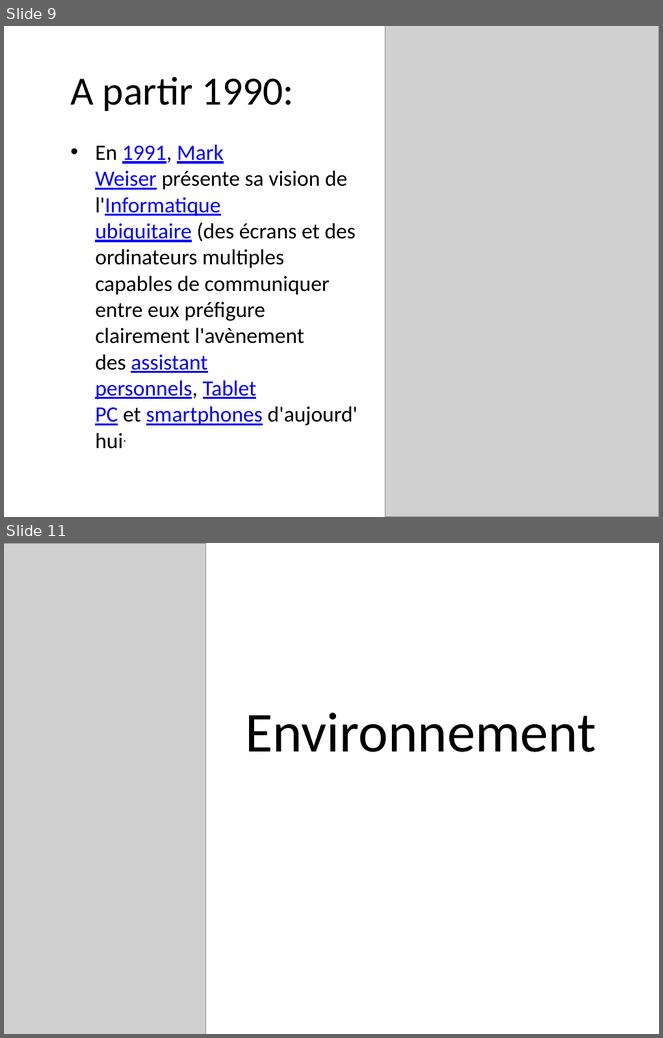
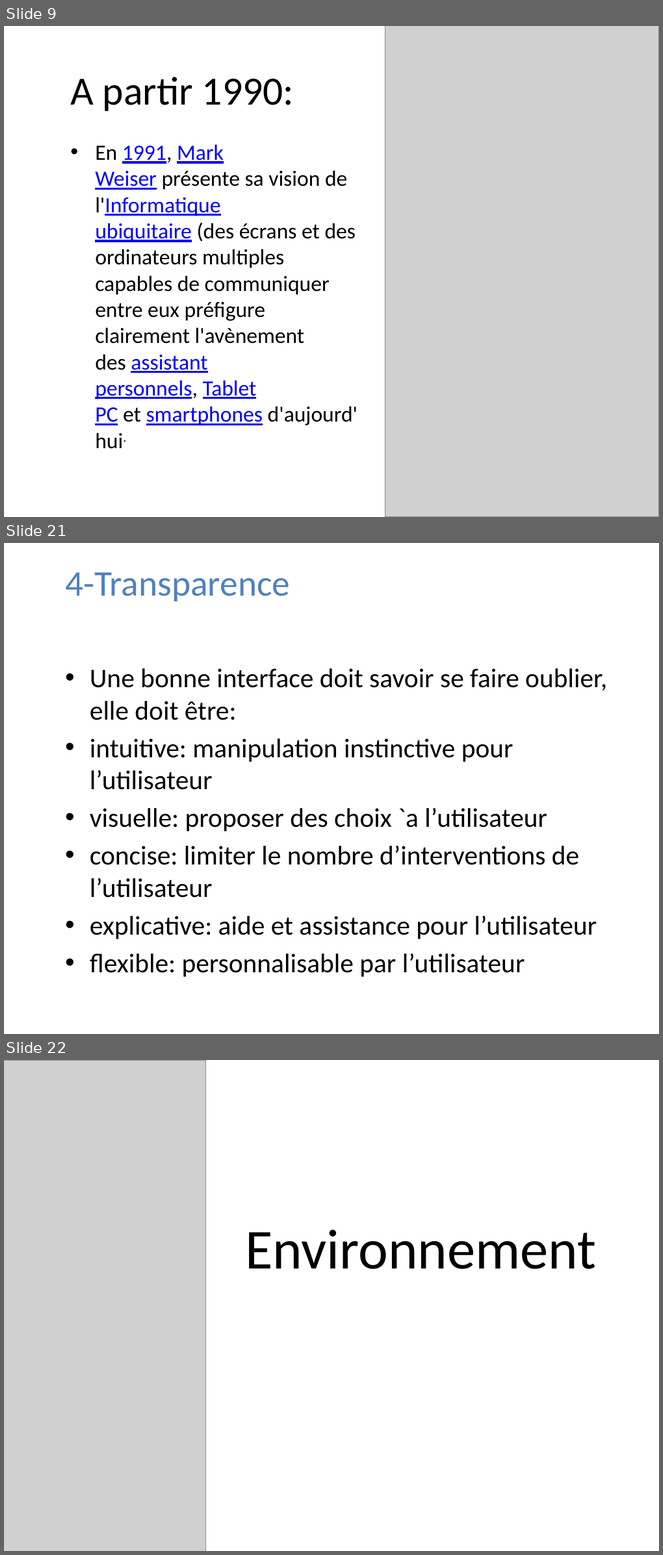
Before and after one commit to LucNtonga/IHM, a slide deck: INTERFACE.pptx. Shown one above the other, each under a label of ours: slides 9 and 11 before the commit, slides 9, 21 and 22 after it; the slides between them are not shown. The pictures are 663x1038 and 663x1555 pixels, drawn with LibreOffice and Linux fonts; fonts in the diff are those of the drawing; grey boxes stand for pictures; background and template pictures are left out. Boxes give left, top, right and bottom in pixels: in the first picture for what was removed or moved away, otherwise in the second. Text is boxed around its words. In the diff, an @@ line names an element or a change of style, - is before the commit and + after.

```diff
--- a/INTERFACE.pptx
+++ b/INTERFACE.pptx
@@ slide 21 added at box(4, 543, 659, 1034), background picture (left out) @@
@@ title added at box(65, 572, 290, 601), 39.6 pt, text #4F81BD @@
+4-Transparence
@@ text added at box(90, 668, 607, 977), 29.6 pt, text #000000 @@
+• Une bonne interface doit savoir se faire oublier, elle doit être:
+• intuitive: manipulation instinctive pour l’utilisateur
+• visuelle: proposer des choix `a l’utilisateur
+• concise: limiter le nombre d’interventions de l’utilisateur
+• explicative: aide et assistance pour l’utilisateur
+• flexible: personnalisable par l’utilisateur
@@ what was slide 11 is now slide 22 @@
```
Also in this commit, not shown: 1 slide changed, 10 other slides added.
